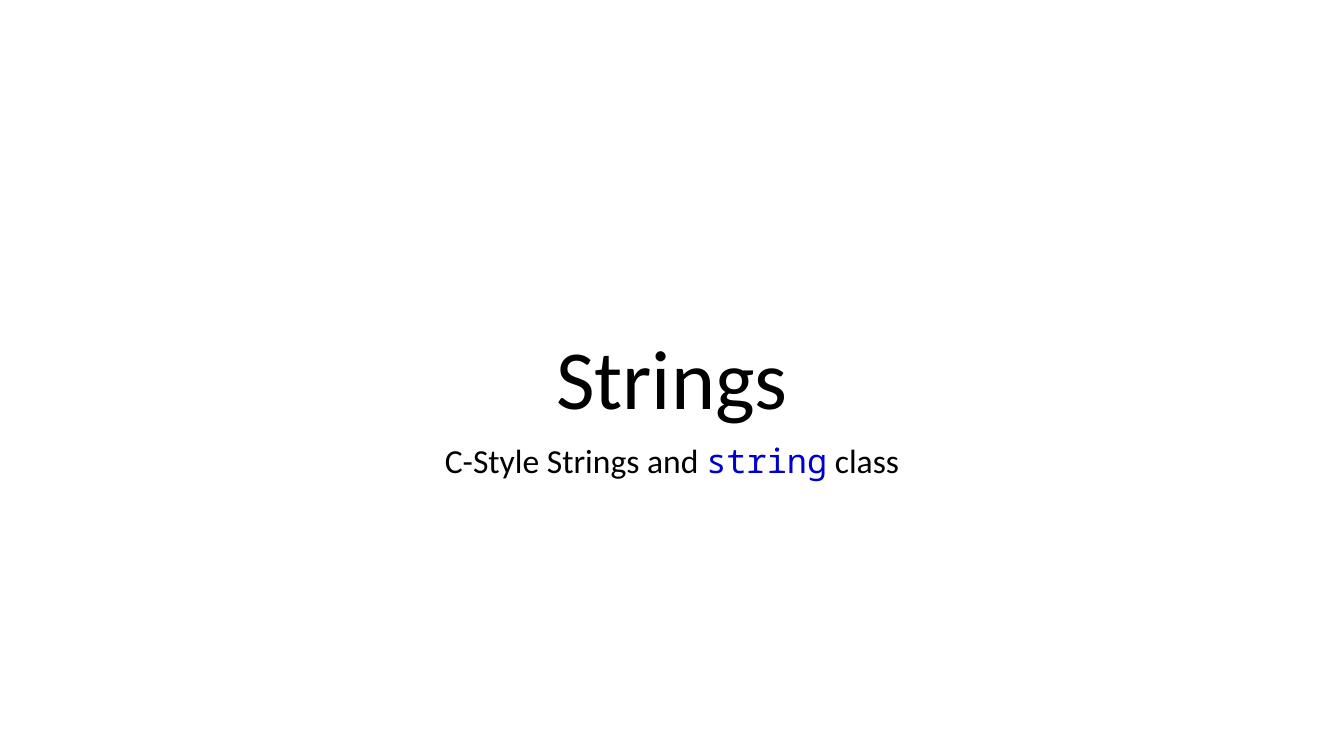
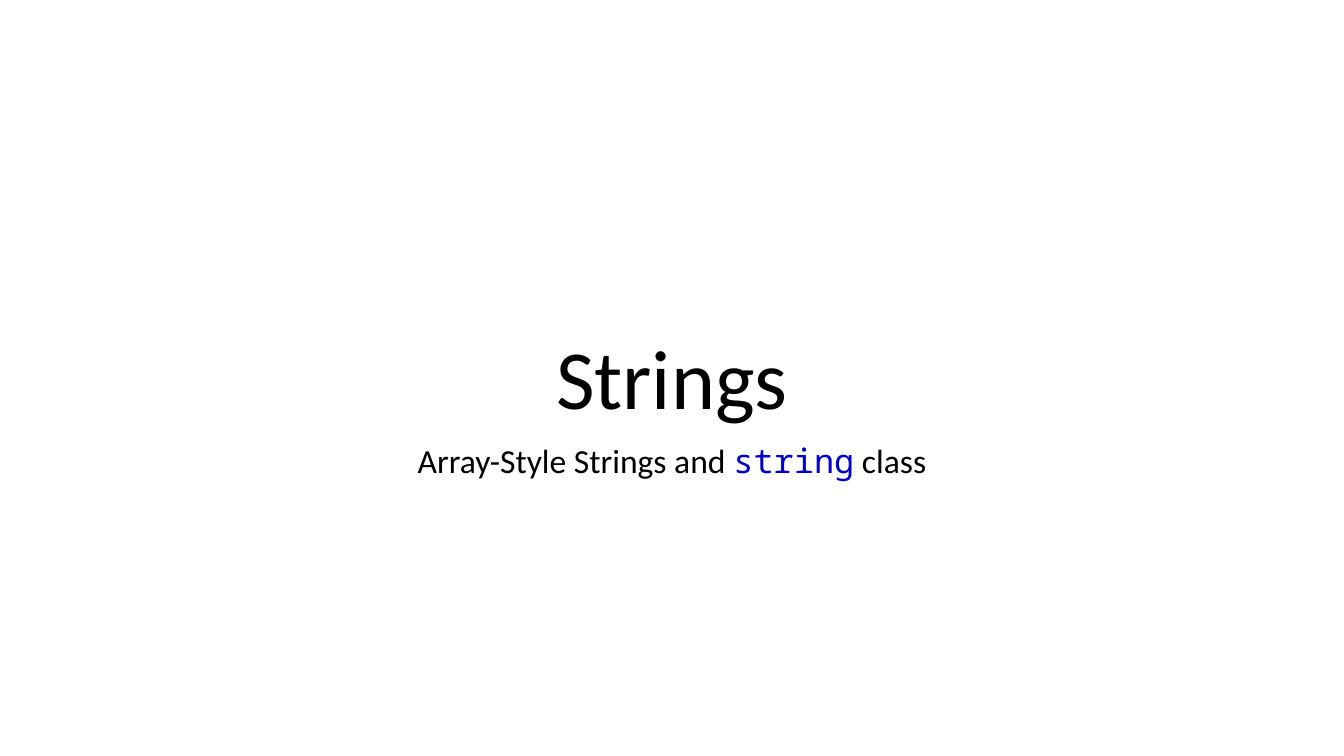
Before and after one commit to dayekuaipao/CPPLearning, a slide deck: slide 9 of week04/Lecture04.pptx (slide 3 before the commit). Drawn at 1344x756 pixels with LibreOffice and Linux fonts; fonts in the diff are those of the drawing; background and template pictures are left out. Boxes give left, top, right and bottom in pixels: in the first picture for what was removed or moved away, otherwise in the second. Text is boxed around its words. In the diff, an @@ line names an element or a change of style, - is before the commit and + after.

```diff
--- a/week04/Lecture04.pptx
+++ b/week04/Lecture04.pptx
@@ subtitle at bbox=[418, 447, 926, 482]: text changed @@
-C-Style Strings and string class
+Array-Style Strings and string class
```
Also in this commit, not shown: 10 slides added, 1 slide removed, 9 other files.
